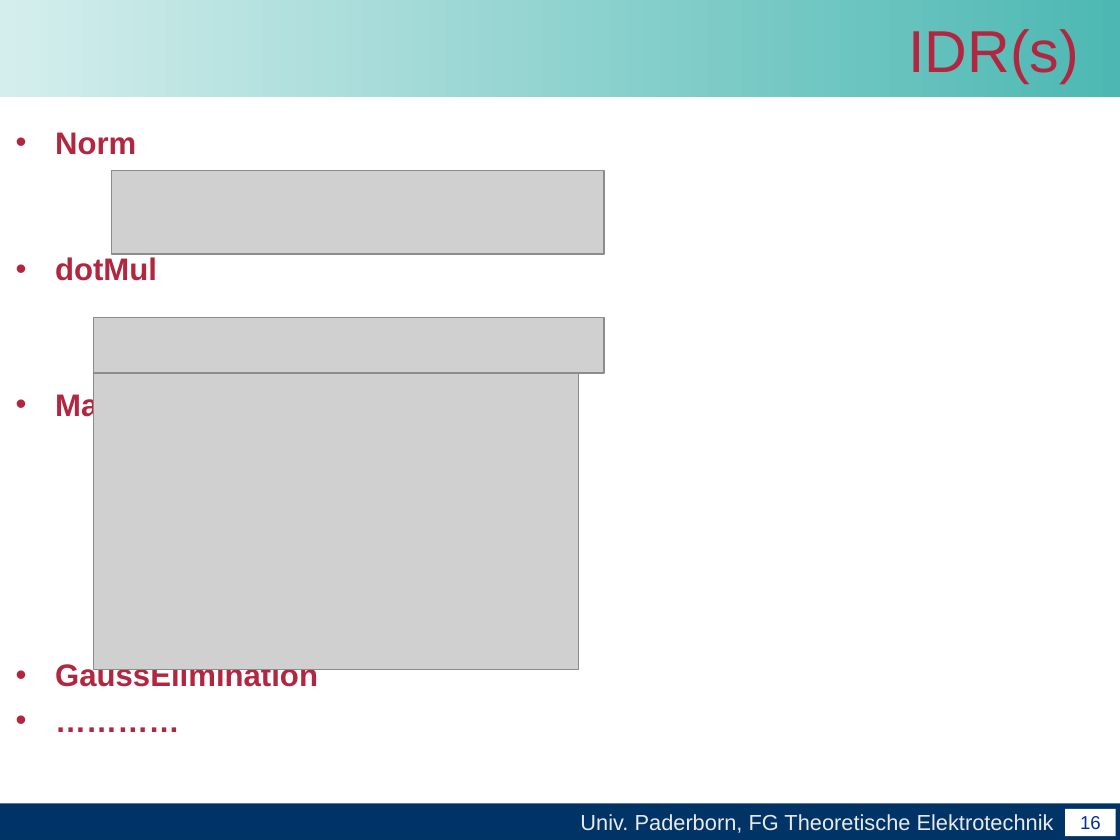
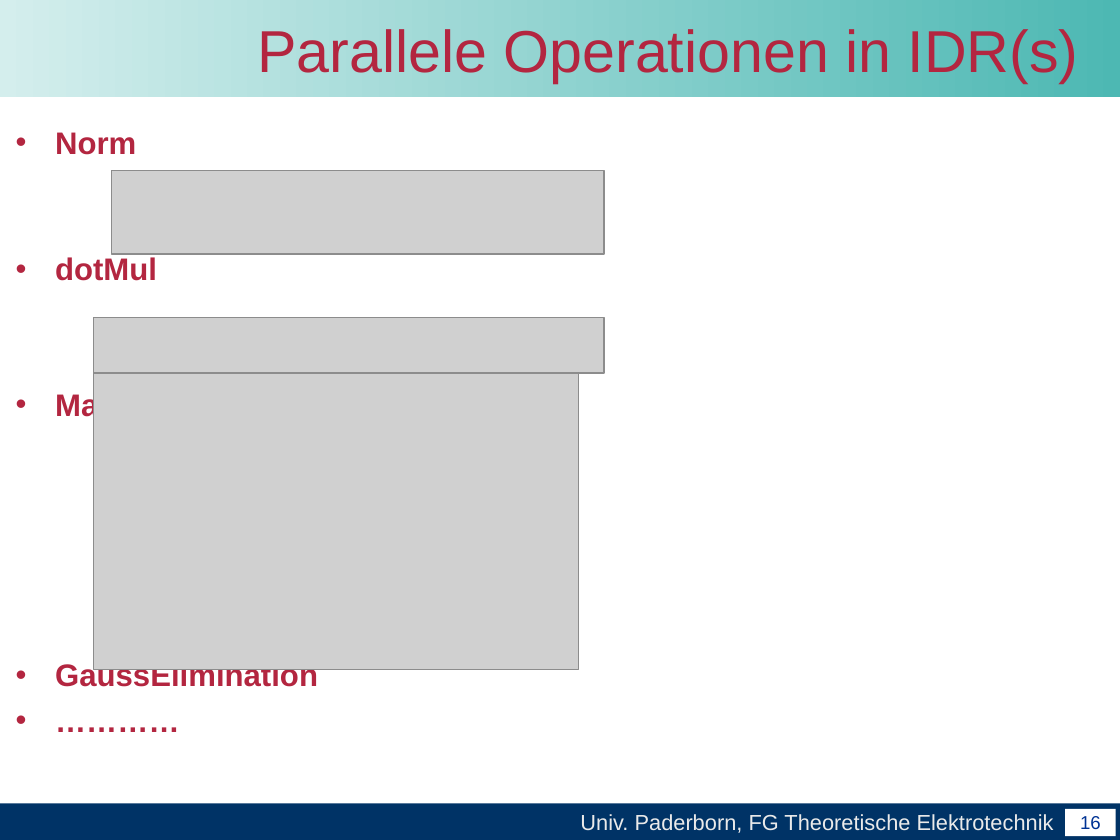
Before and after one commit to unconditional/projektarbeitcuda, a slide deck: slide 16 of Vortrag/Zwischenvortrag der Projektarbeit CUDA(xby).ppt. Drawn at 1120x840 pixels with LibreOffice and Linux fonts; fonts in the diff are those of the drawing; grey boxes stand for pictures; background and template pictures are left out. Boxes give left, top, right and bottom in pixels: in the first picture for what was removed or moved away, otherwise in the second. Text is boxed around its words. In the diff, an @@ line names an element or a change of style, - is before the commit and + after.

```diff
--- a/Vortrag/Zwischenvortrag der Projektarbeit CUDA(xby).ppt
+++ b/Vortrag/Zwischenvortrag der Projektarbeit CUDA(xby).ppt
@@ title at [257, 29, 1079, 83]: text changed @@
-IDR(s)
+Parallele Operationen in IDR(s)
```
Also in this commit, not shown: 1 other slide changed, 9 slides added.
